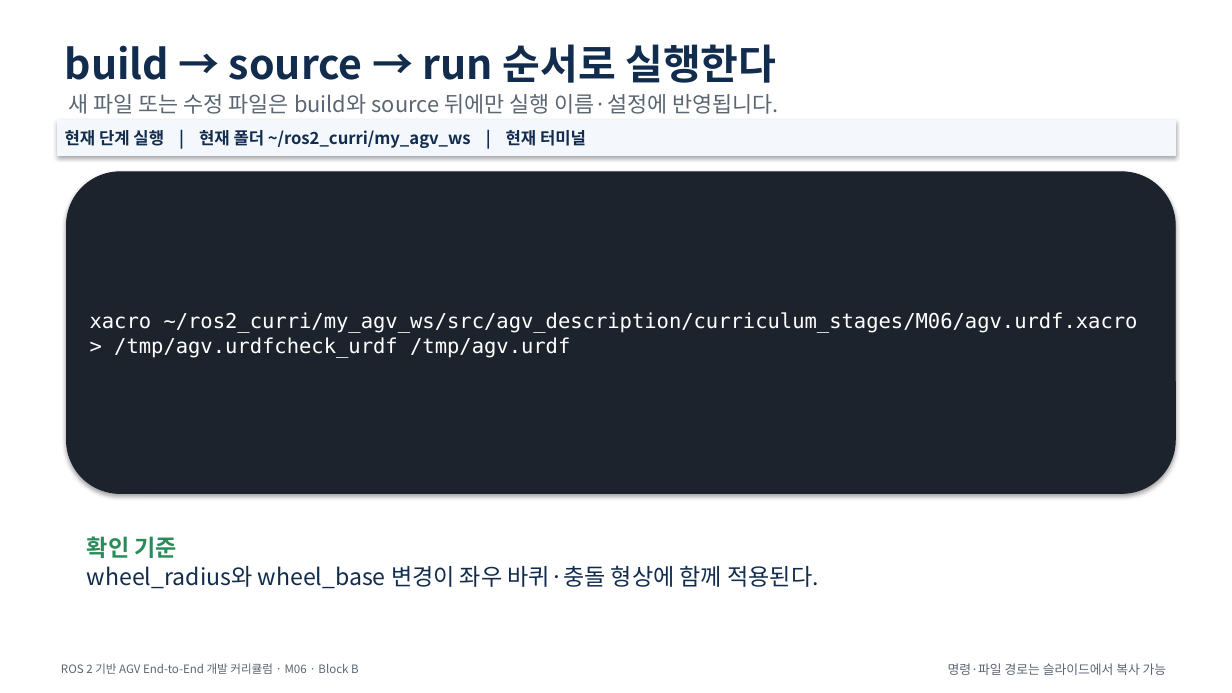
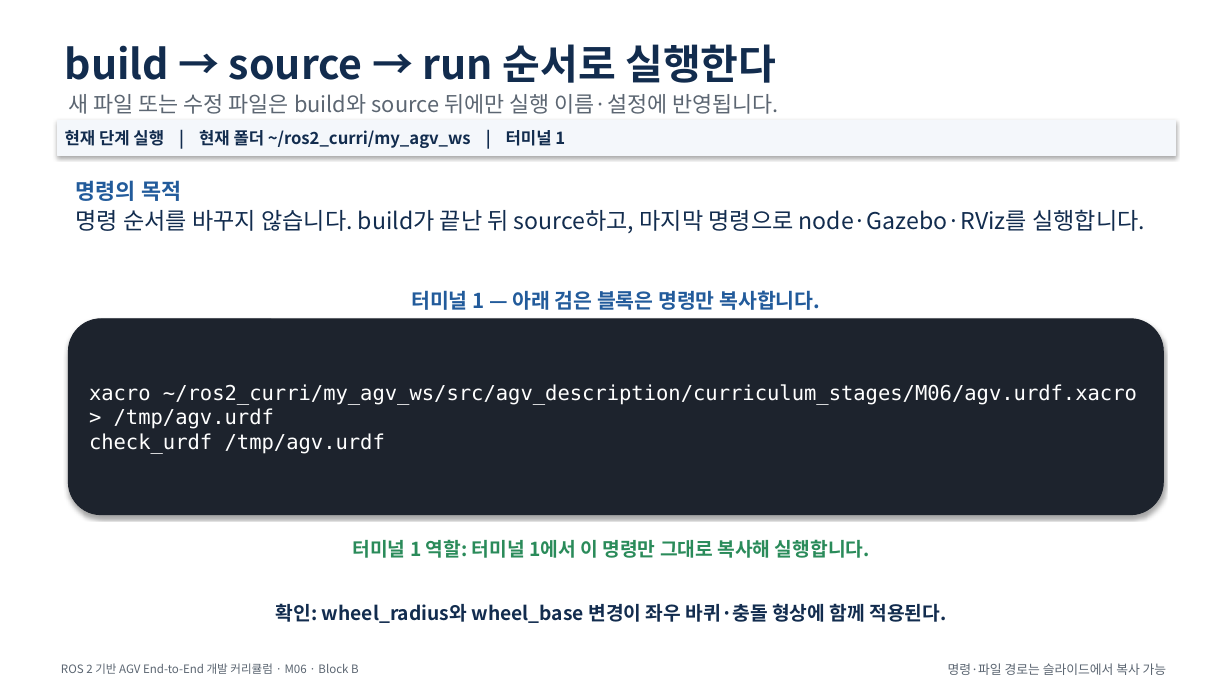
Before and after one commit to choimagon/ros2_curri, a slide deck: slide 56 of blocks/B_robot_build/Block_B_M시리즈_통합_따라하기.pptx (slide 52 before the commit). Drawn at 1232x693 pixels with LibreOffice and Linux fonts; fonts in the diff are those of the drawing. Boxes give left, top, right and bottom in pixels: in the first picture for what was removed or moved away, otherwise in the second. Text is boxed around its words. In the diff, an @@ line names an element or a change of style, - is before the commit and + after.

Commit message:
Regenerate visual terminal curriculum decks

```diff
--- a/blocks/B_robot_build/Block_B_M시리즈_통합_따라하기.pptx
+++ b/blocks/B_robot_build/Block_B_M시리즈_통합_따라하기.pptx
@@ text in rectangle at <box>65,130,565,148</box>: text changed @@
-현재 단계 실행 | 현재 폴더 ~/ros2_curri/my_agv_ws | 현재 터미널
+현재 단계 실행 | 현재 폴더 ~/ros2_curri/my_agv_ws | 터미널 1
@@ text added at <box>76,180,181,201</box>, 17 pt, text #225B9B, bold @@
+명령의 목적
@@ text added at <box>76,209,1145,233</box>, 18 pt, text #122C4E @@
+명령 순서를 바꾸지 않습니다. build가 끝난 뒤 source하고, 마지막 명령으로 node·Gazebo·RViz를 실행합니다.
@@ text added at <box>411,290,820,310</box>, 16 pt, text #225B9B, bold @@
+터미널 1 — 아래 검은 블록은 명령만 복사합니다.
@@ rounded rectangle "xacro ~/ros2_curri/my_agv_ws/src/agv_description/curriculum_ ...": place and size @@
-rounded rectangle "xacro ~/ros2_curri/my_agv_ws/src/agv_description/curriculum_ ..." at <box>67,172,1176,494</box>
+rounded rectangle "xacro ~/ros2_curri/my_agv_ws/src/agv_description/curriculum_ ..." at <box>68,319,1164,515</box>
@@ text in rounded rectangle at <box>89,384,1137,454</box>: text changed @@
-xacro ~/ros2_curri/my_agv_ws/src/agv_description/curriculum_stages/M06/agv.urdf.xacro > /tmp/agv.urdfcheck_urdf /tmp/agv.urdf
+xacro ~/ros2_curri/my_agv_ws/src/agv_description/curriculum_stages/M06/agv.urdf.xacro > /tmp/agv.urdf
+check_urdf /tmp/agv.urdf
@@ text removed at <box>87,536,178,558</box> @@
-확인 기준
@@ text added at <box>353,539,870,558</box>, 15 pt, text #2A8B5A, bold @@
+터미널 1 역할: 터미널 1에서 이 명령만 그대로 복사해 실행합니다.
@@ text at <box>276,603,946,623</box>: text changed; size 18 to 15 pt; bold on @@
-wheel_radius와 wheel_base 변경이 좌우 바퀴·충돌 형상에 함께 적용된다.
+확인: wheel_radius와 wheel_base 변경이 좌우 바퀴·충돌 형상에 함께 적용된다.
```
Also in this commit, not shown: 60 other slides changed, 11 slides added, 55 other files.
